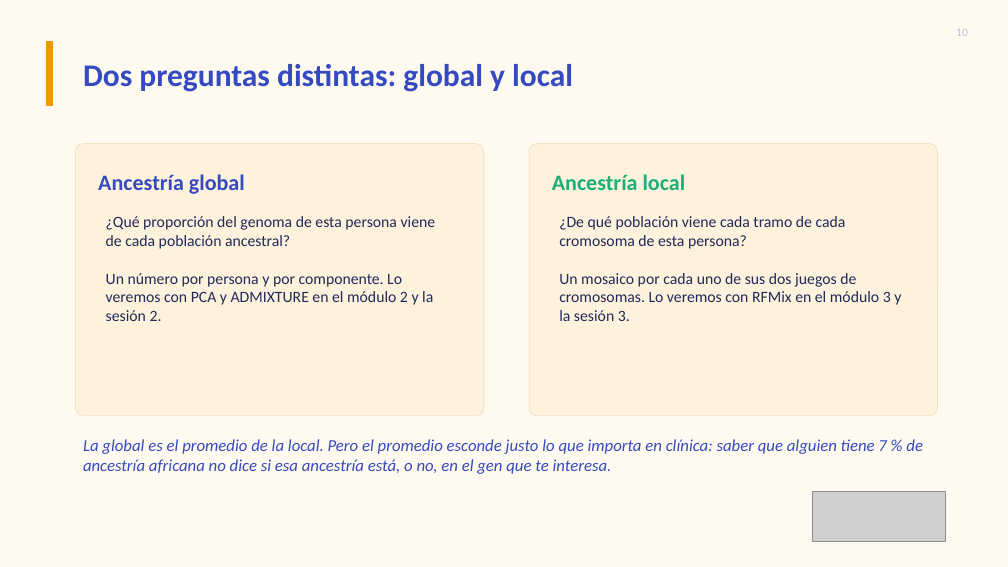
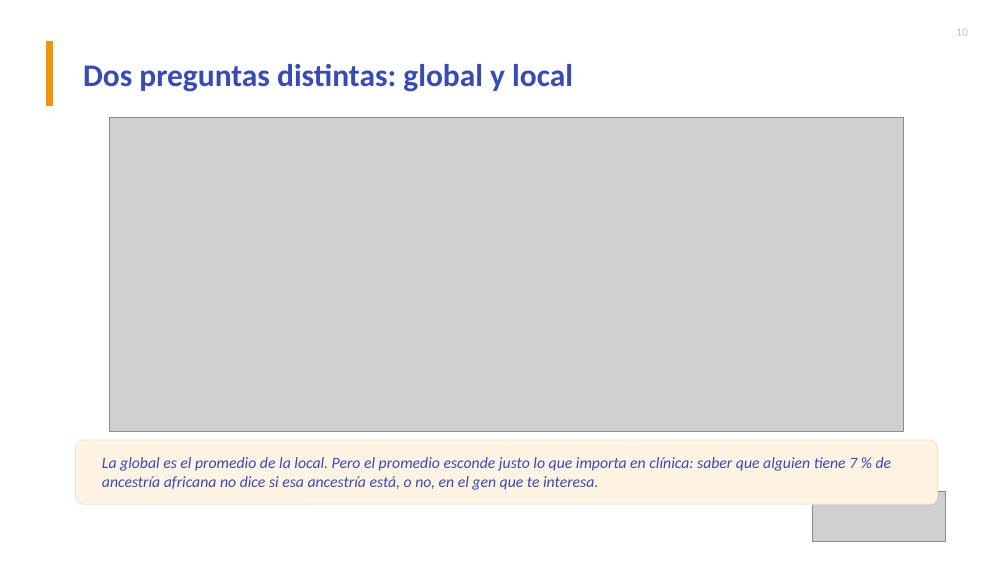
Before and after one commit to YTZ27/curso-ancestria, a slide deck: slide 10 of teoria/Modulo_1_Fundamentos.pptx. Drawn at 1008x567 pixels with LibreOffice and Linux fonts; fonts in the diff are those of the drawing; grey boxes stand for pictures. Boxes give left, top, right and bottom in pixels: in the first picture for what was removed or moved away, otherwise in the second. Text is boxed around its words. In the diff, an @@ line names an element or a change of style, - is before the commit and + after.

```diff
--- a/teoria/Modulo_1_Fundamentos.pptx
+++ b/teoria/Modulo_1_Fundamentos.pptx
@@ background #FFFAF0 to #FFFFFF @@
@@ picture added at (110, 117, 904, 431) @@
@@ rounded rectangle removed at (76, 144, 484, 416) @@
@@ rounded rectangle removed at (529, 144, 938, 416) @@
@@ text removed at (98, 174, 245, 194) @@
-Ancestría global
@@ text removed at (552, 174, 686, 190) @@
-Ancestría local
@@ text removed at (106, 216, 436, 321) @@
-¿Qué proporción del genoma de esta persona viene de cada población ancestral?
-Un número por persona y por componente. Lo veremos con PCA y ADMIXTURE en el módulo 2 y la sesión 2.
@@ text removed at (559, 216, 901, 321) @@
-¿De qué población viene cada tramo de cada cromosoma de esta persona?
-Un mosaico por cada uno de sus dos juegos de cromosomas. Lo veremos con RFMix en el módulo 3 y la sesión 3.
@@ rounded rectangle added at (76, 440, 938, 504), fill #FFF4E2, outline #F2E3C8 0.75 pt @@
@@ text "La global es el promedio ...": place and size @@
-text "La global es el promedio ..." at (83, 439, 923, 474)
+text "La global es el promedio ..." at (102, 457, 892, 490)
@@ text "La global es el promedio ..." at (102, 457, 892, 490): size 16 to 15 pt; vertical alignment top to middle @@
```
Also in this commit, not shown: 10 other slides changed, 2 slides added, 3 other files.
